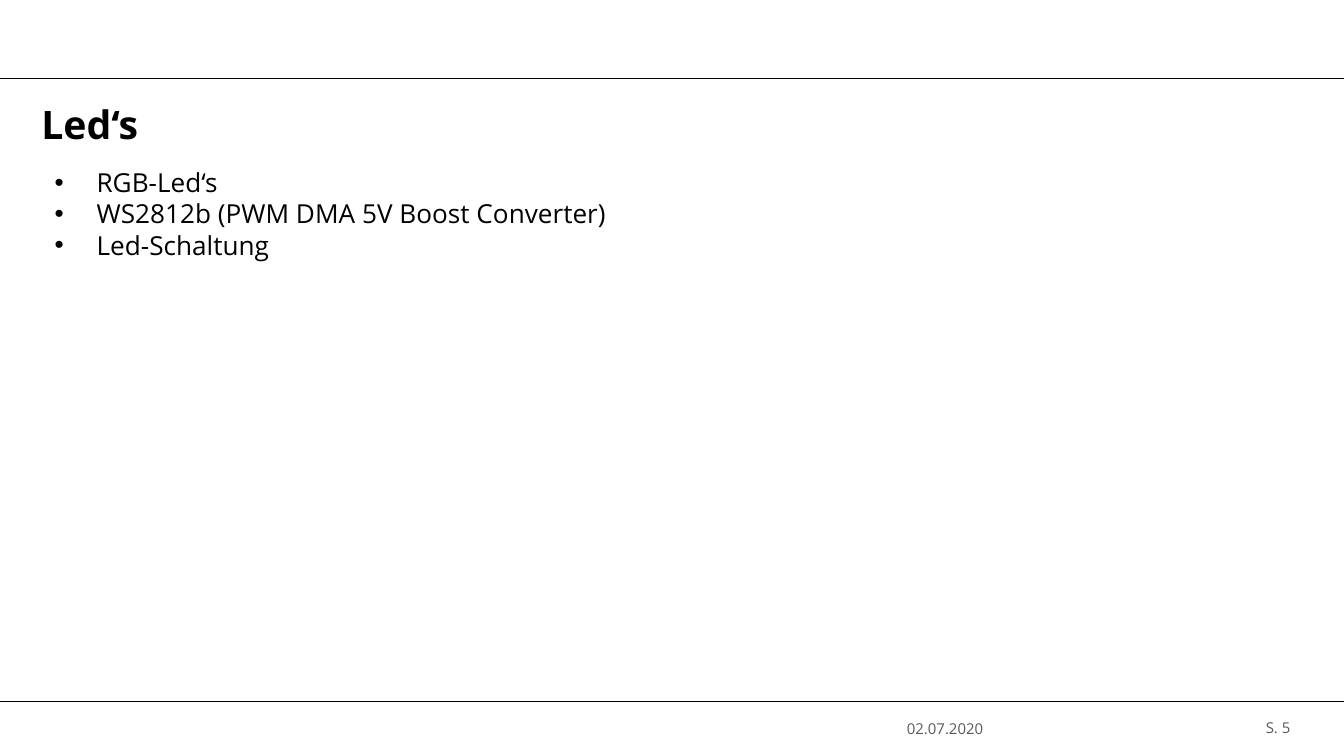
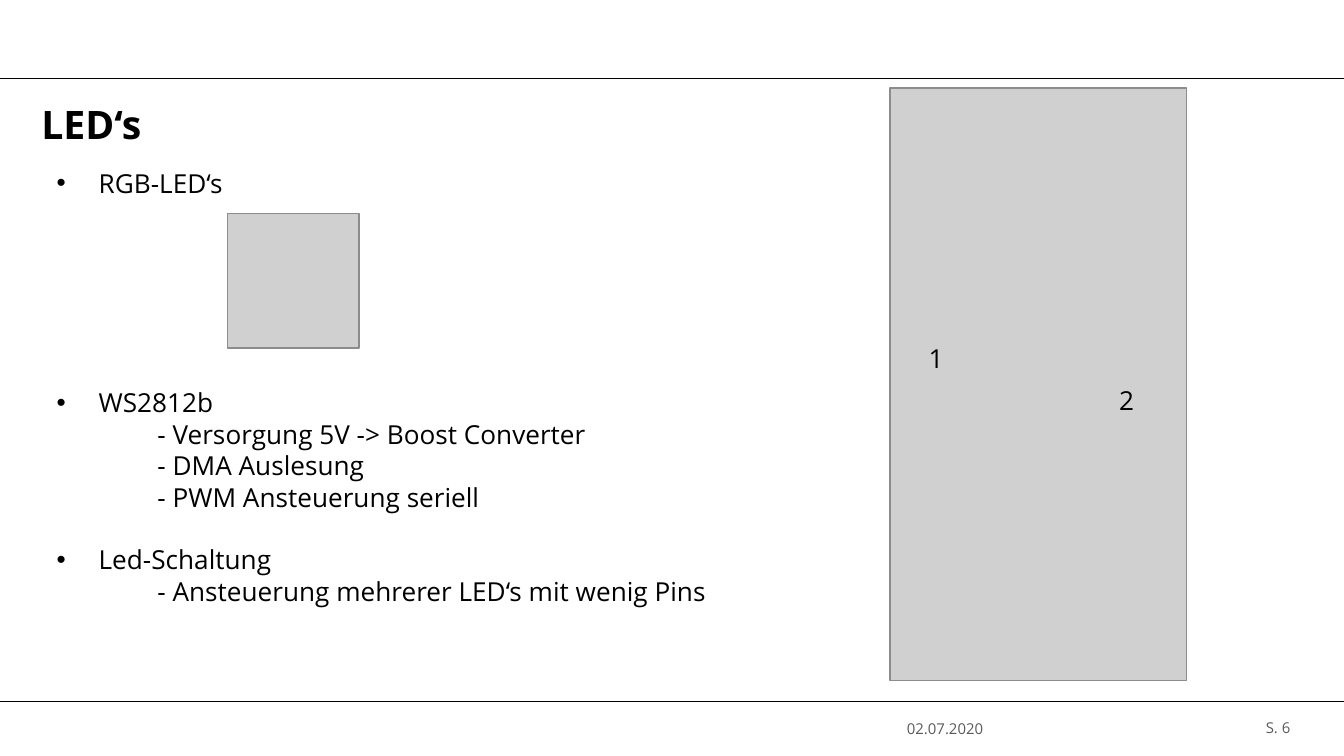
Before and after one commit to Typwithoutname/VMCB, a slide deck: slide 6 of Zwischenpräsentation/Zwischenpräsentation.pptx (slide 5 before the commit). Drawn at 1344x756 pixels with LibreOffice and Linux fonts; fonts in the diff are those of the drawing; grey boxes stand for pictures; background and template pictures are left out. Boxes give left, top, right and bottom in pixels: in the first picture for what was removed or moved away, otherwise in the second. Text is boxed around its words. In the diff, an @@ line names an element or a change of style, - is before the commit and + after.

```diff
--- a/Zwischenpräsentation/Zwischenpräsentation.pptx
+++ b/Zwischenpräsentation/Zwischenpräsentation.pptx
@@ picture added at (890, 87, 1185, 680) @@
@@ text at (41, 111, 141, 140): text changed @@
-Led‘s
+LED‘s
@@ text at (99, 174, 585, 514): text changed @@
-• RGB-Led‘s
-• WS2812b (PWM DMA 5V Boost Converter)
+• RGB-LED‘s
+• WS2812b
+- Versorgung 5V -> Boost Converter
+- DMA Auslesung
+- PWM Ansteuerung seriell
@@ picture added at (227, 214, 359, 348) @@
@@ text added at (929, 349, 944, 368), 14 pt, text #000000 @@
+1
@@ text added at (1119, 391, 1134, 410), 14 pt, text #000000 @@
+2
@@ text at (173, 581, 706, 608): paragraph added @@
+- Ansteuerung mehrerer LED‘s mit wenig Pins
@@ page number at (1266, 722, 1291, 733): text changed @@
-S. 5
+S. 6
```
Also in this commit, not shown: 4 other slides changed, 2 slides added.
